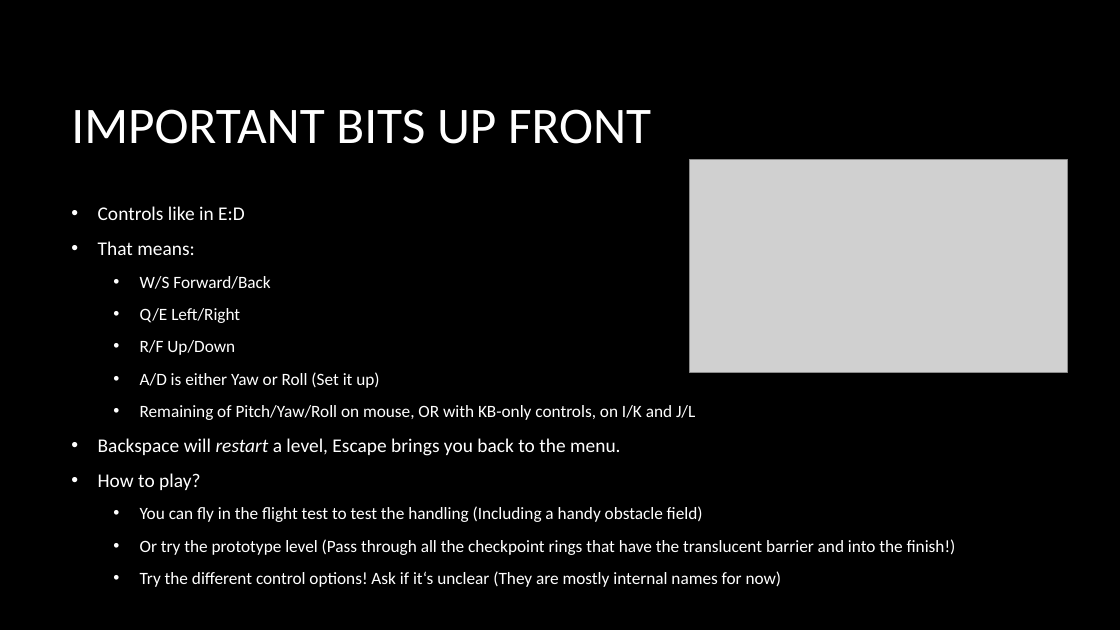
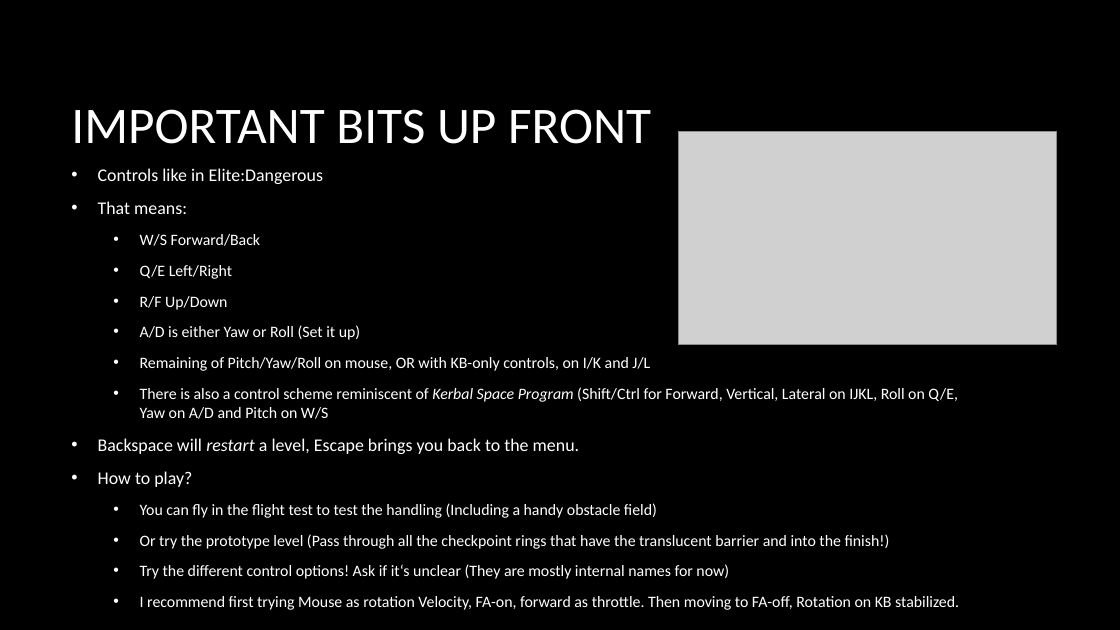
Before and after one commit to Maty-83/MscProjGame, a slide deck: slide 2 of Prototype User Feedback Guide.pptx. Drawn at 1120x630 pixels with LibreOffice and Linux fonts; fonts in the diff are those of the drawing; grey boxes stand for pictures; background and template pictures are left out. Boxes give left, top, right and bottom in pixels: in the first picture for what was removed or moved away, otherwise in the second. Text is boxed around its words. In the diff, an @@ line names an element or a change of style, - is before the commit and + after.

```diff
--- a/Prototype User Feedback Guide.pptx
+++ b/Prototype User Feedback Guide.pptx
@@ picture: place and size @@
-picture at box(689, 160, 1067, 372)
+picture at box(679, 132, 1057, 344)
@@ text "Controls like in Elite:Dangerous": place and size @@
-text "Controls like in Elite:Dangerous" at box(98, 206, 956, 587)
+text "Controls like in Elite:Dangerous" at box(98, 168, 959, 610)
@@ text at box(98, 168, 323, 184): text changed; size 16.6 to 15.3 pt @@
-• Controls like in E:D
+• Controls like in Elite:Dangerous
@@ text at box(98, 201, 890, 579): size 16.6 to 15.3 pt in "That means:", "Backspace will restart a level, Escape brings ...", "How to play?"; size 14.8 to 13.6 pt in "W/S Forward/Back", "Q/E Left/Right", "R/F Up/Down", "A/D is either Yaw or Roll (Set ..." and 4 more places @@
@@ text at box(140, 387, 957, 419): paragraph added @@
+  • There is also a control scheme reminiscent of Kerbal Space Program (Shift/Ctrl for Forward, Vertical, Lateral on IJKL, Roll on Q/E, Yaw on A/D and Pitch on W/S
@@ text at box(140, 596, 959, 610): paragraph added @@
+  • I recommend first trying Mouse as rotation Velocity, FA-on, forward as throttle. Then moving to FA-off, Rotation on KB stabilized.
```
Also in this commit, not shown: 1 other slide changed, 1 other file.
